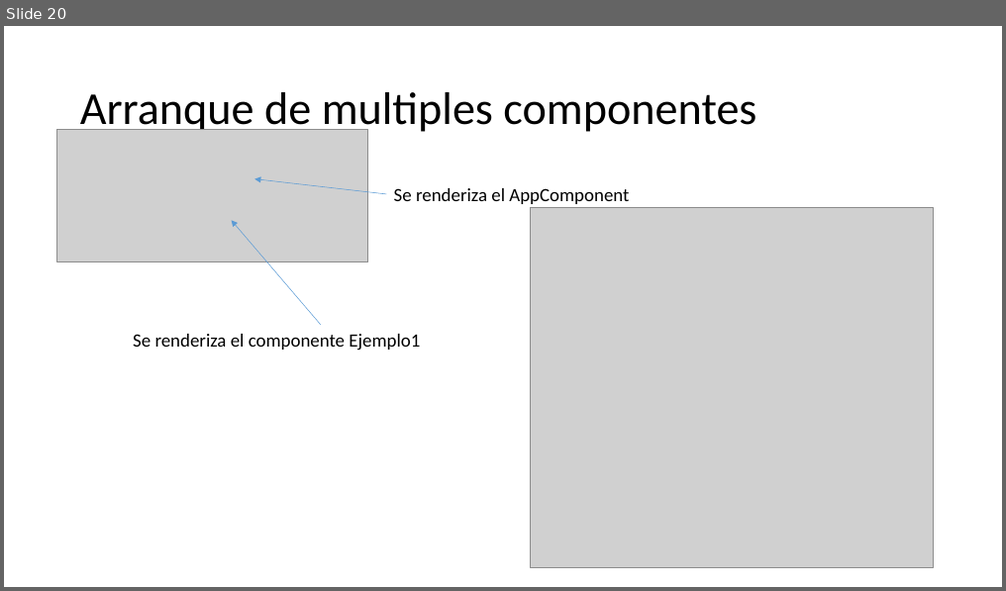
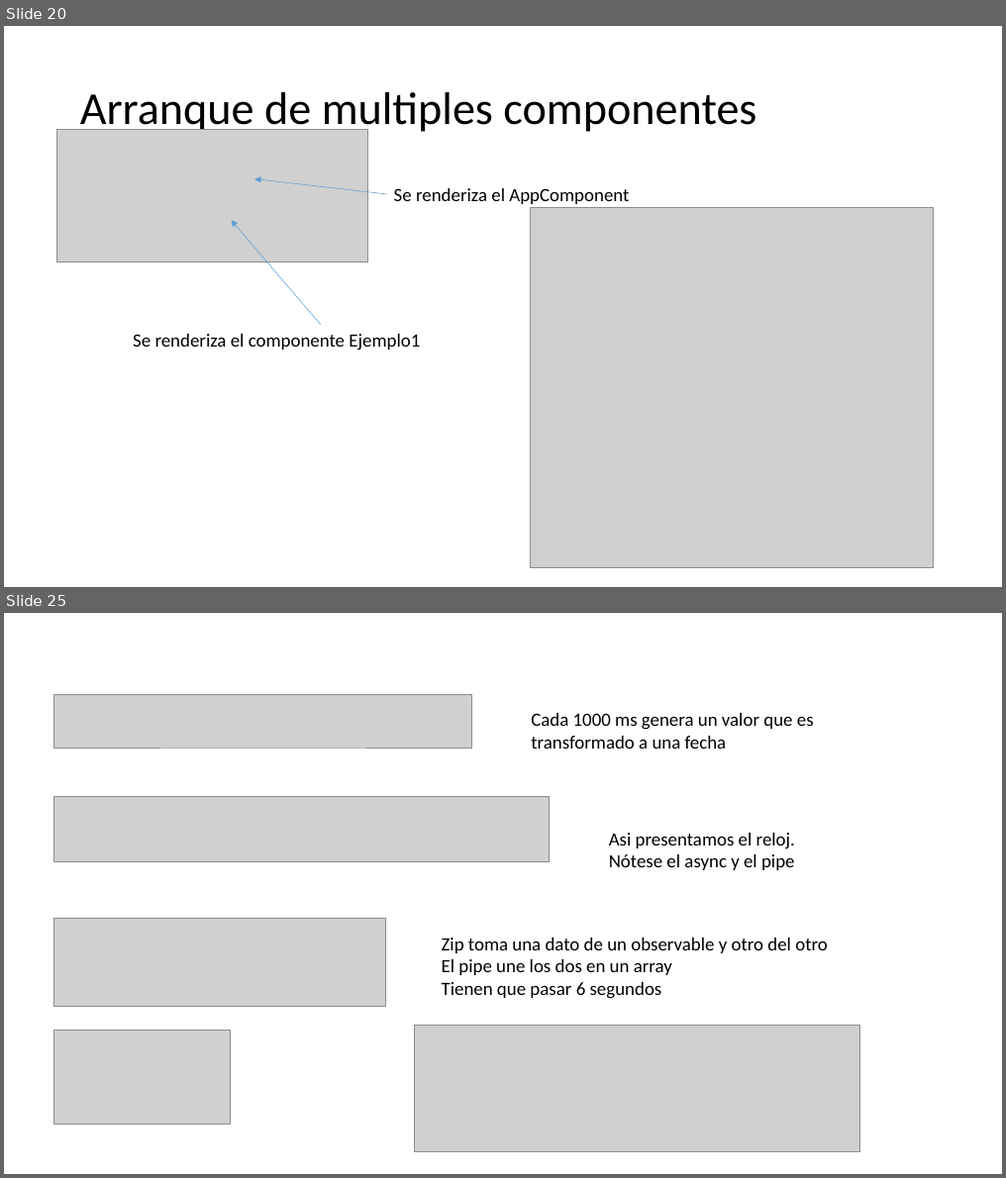
Before and after one commit to Jviejo/frontent, a slide deck: doc/angular 2 sesion 1.pptx. Shown one above the other, each under a label of ours: slide 20 before the commit, slides 20 and 25 after it; the slides between them are not shown. The pictures are 1006x591 and 1006x1178 pixels, drawn with LibreOffice and Linux fonts; fonts in the diff are those of the drawing; grey boxes stand for pictures. Boxes give left, top, right and bottom in pixels: in the first picture for what was removed or moved away, otherwise in the second. Text is boxed around its words. In the diff, an @@ line names an element or a change of style, - is before the commit and + after.

```diff
--- a/doc/angular 2 sesion 1.pptx
+++ b/doc/angular 2 sesion 1.pptx
@@ slide 25 added at [4,613,1002,1174], background #FFFFFF @@
@@ picture added at [54,694,472,748] @@
@@ text added at [531,713,814,749], 18 pt, text #000000 @@
+Cada 1000 ms genera un valor que es transformado a una fecha
@@ picture added at [54,797,549,863] @@
@@ text added at [609,833,795,870], 18 pt, text #000000 @@
+Asi presentamos el reloj.
+Nótese el async y el pipe
@@ picture added at [54,919,386,1007] @@
@@ text added at [442,938,828,999], 18 pt, text #000000 @@
+Zip toma una dato de un observable y otro del otro
+El pipe une los dos en un array
+Tienen que pasar 6 segundos
@@ picture added at [414,1025,860,1152] @@
@@ picture added at [54,1031,230,1125] @@
```
Also in this commit, not shown: 1 slide changed, 13 other slides added, 4 slides removed, 15 other files.
